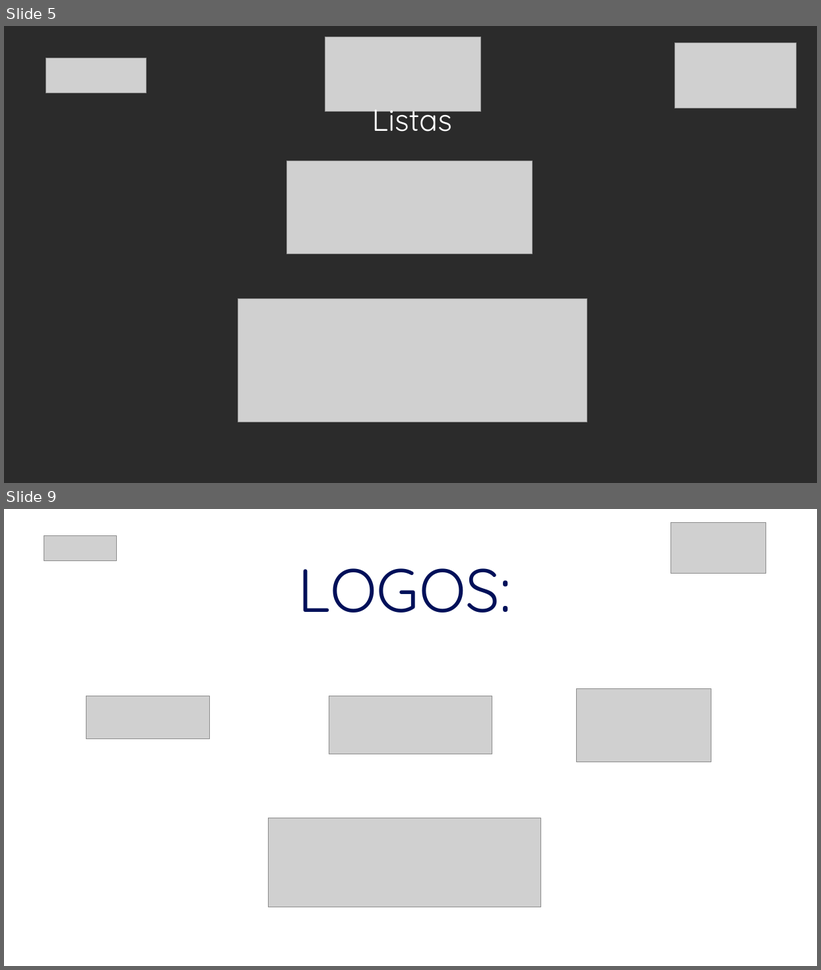
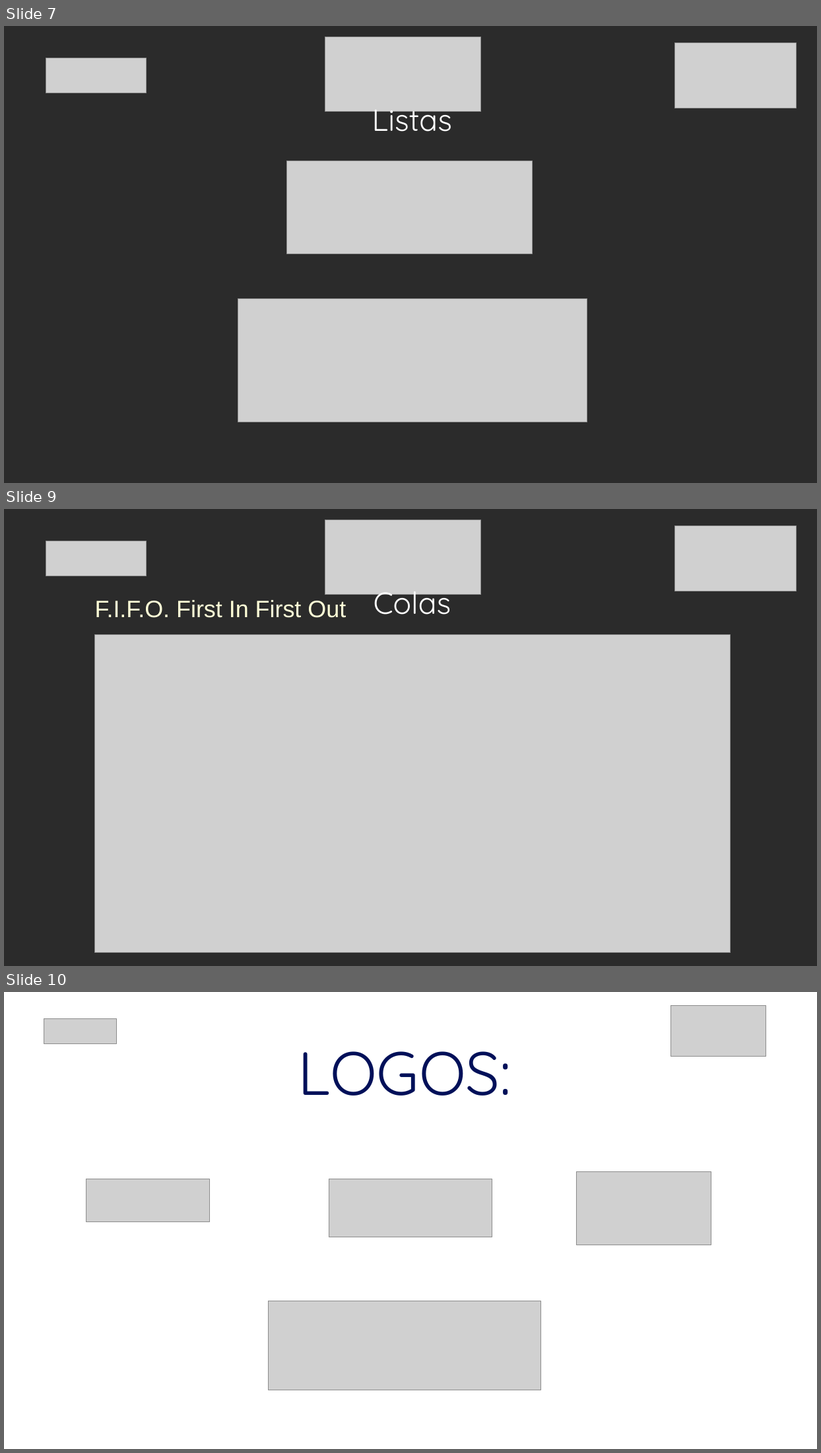
Before and after one commit to jflatorreo/TalentoTech_FullStack, a slide deck: Material pedagógico/Modulo 2/Clase 1/Clase 1 - Modulo 2.pptx. Shown one above the other, each under a label of ours: slides 5 and 9 before the commit, slides 7, 9 and 10 after it; the slides between them are not shown. The pictures are 821x970 and 821x1453 pixels, drawn with LibreOffice and Linux fonts; fonts in the diff are those of the drawing; grey boxes stand for pictures; background and template pictures are left out; a plain dark background stands for a picture behind light text. Boxes give left, top, right and bottom in pixels: in the first picture for what was removed or moved away, otherwise in the second. Text is boxed around its words. In the diff, an @@ line names an element or a change of style, - is before the commit and + after.

```diff
--- a/Material pedagógico/Modulo 2/Clase 1/Clase 1 - Modulo 2.pptx
+++ b/Material pedagógico/Modulo 2/Clase 1/Clase 1 - Modulo 2.pptx
@@ slide 9 added at <box>4,509,817,966</box>, background picture (left out) @@
@@ picture added at <box>325,520,482,594</box> @@
@@ picture added at <box>675,526,797,591</box> @@
@@ picture added at <box>46,541,147,576</box> @@
@@ text added at <box>374,582,451,615</box>, 36 pt, text #FFFFFF @@
+Colas
@@ text added at <box>95,600,346,618</box>, 28 pt, text #FFFFD7 @@
+F.I.F.O. First In First Out
@@ picture added at <box>95,634,731,953</box> @@
@@ what was slide 5 is now slide 7 @@
@@ what was slide 9 is now slide 10 @@
```
Also in this commit, not shown: 1 slide changed, 3 other slides added, 3 slides removed, 21 other files.
